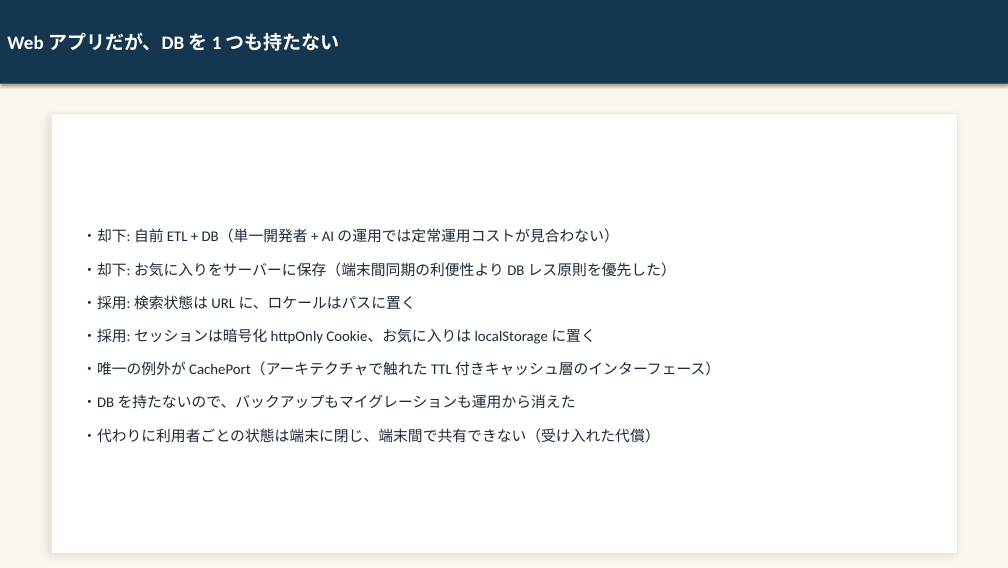
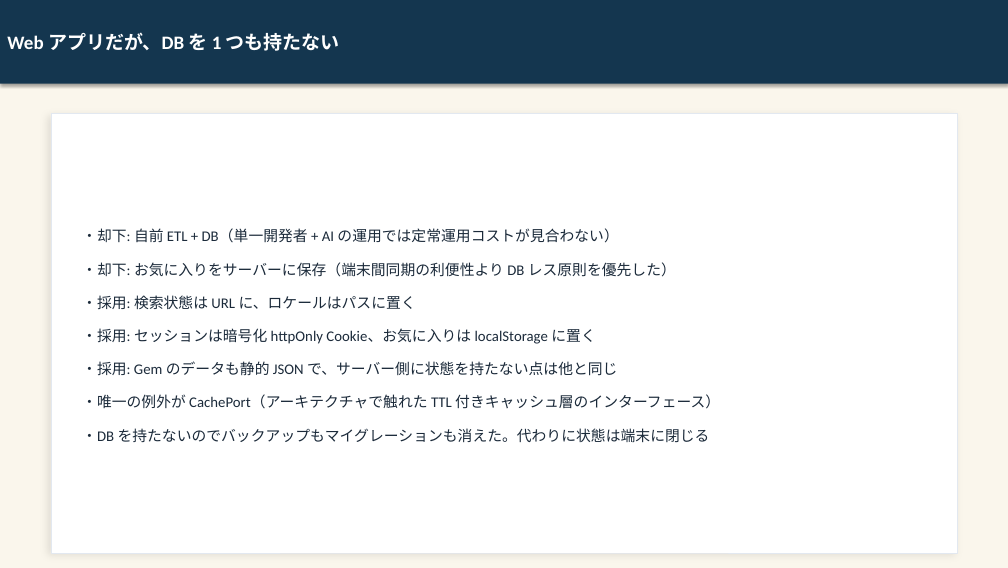
Before and after one commit to kai-kou/gem-hunter, a slide deck: slide 20 of content/slides/project-explanation-20260822/output/gem-hunter_text.pptx (slide 18 before the commit). Drawn at 1008x568 pixels with LibreOffice and Linux fonts; fonts in the diff are those of the drawing. Boxes give left, top, right and bottom in pixels: in the first picture for what was removed or moved away, otherwise in the second. Text is boxed around its words. In the diff, an @@ line names an element or a change of style, - is before the commit and + after.

```diff
--- a/content/slides/project-explanation-20260822/output/gem-hunter_text.pptx
+++ b/content/slides/project-explanation-20260822/output/gem-hunter_text.pptx
@@ text at box(82, 361, 617, 376): paragraph added @@
+・採用: Gem のデータも静的 JSON で、サーバー側に状態を持たない点は他と同じ
@@ text at box(82, 428, 710, 442): text changed @@
-・DB を持たないので、バックアップもマイグレーションも運用から消えた
-・代わりに利用者ごとの状態は端末に閉じ、端末間で共有できない（受け入れた代償）
+・DB を持たないのでバックアップもマイグレーションも消えた。代わりに状態は端末に閉じる
```
Also in this commit, not shown: 11 other slides changed, 2 slides added, 4 other files.
